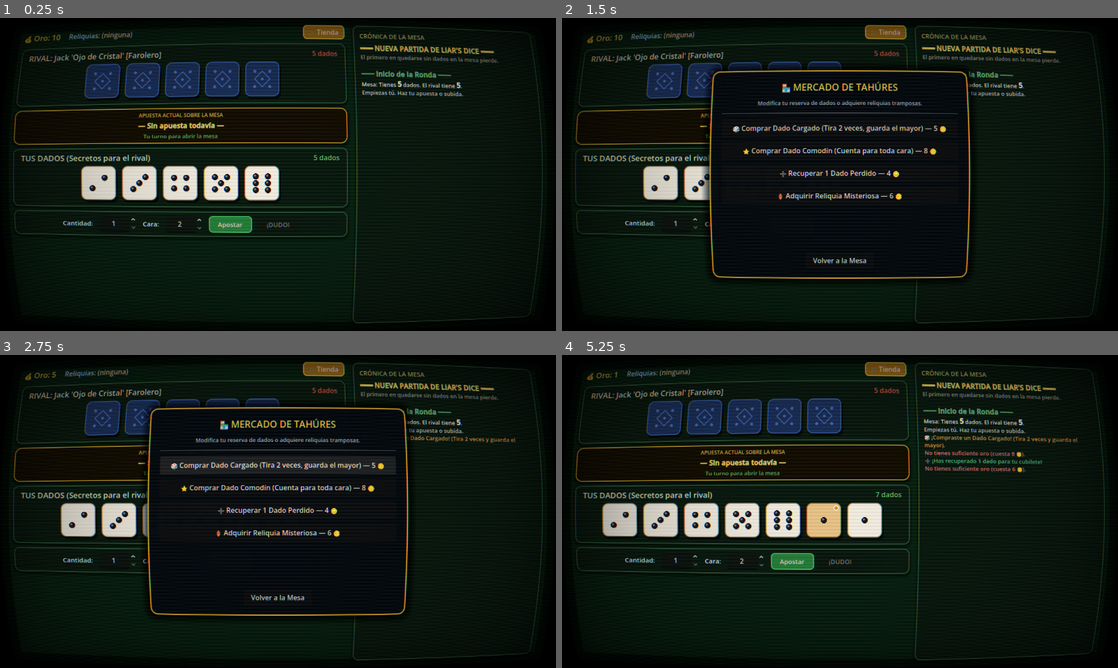
Above: before the commit, frames 1-4 (two rows, left to right).
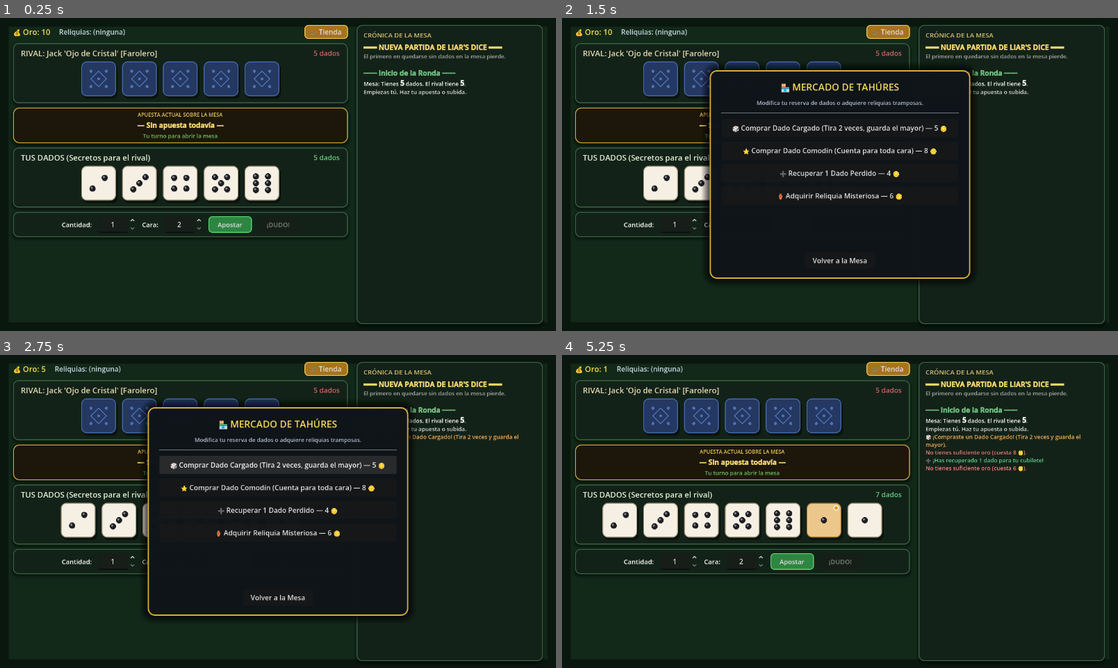
Above: after the commit, the same moments.

Repository: DaltooNico/LiarsDice
Game: Godot game, scene res://Main.tscn
Same seed, same stepped clock (60 frames per second), same inputs: the game is played once before the commit and once after it.
Inputs:
- Up to frame 1 (0.25 s): no input
- Up to frame 2 (1.5 s): click "🛒 Tienda" at 0.5 s; click "Apostar" at 1.25 s
- Up to frame 3 (2.75 s): click "🎲 Comprar Dado Cargado (Tira …" at 2 s
- Up to frame 4 (5.25 s): click "⭐ Comprar Dado Comodín (Cuent…" at 2.75 s; click "➕ Recuperar 1 Dado Perdido — …" at 3.5 s; click "🏺 Adquirir Reliquia Misterios…" at 4.25 s; click "Volver a la Mesa" at 5 s

The runs differ from the first frame. In frame 1, 14% of the frame differs, in the area x 1-99%, y 2-98%; in frame 2, 14%; in frame 3, 15%; in frame 4, 16%.

Commit message:
style: remove CRT screen distortion effect for clean flat visuals

Diff:
--- a/Main.tscn
+++ b/Main.tscn
@@ -1,14 +1,6 @@
-[gd_scene load_steps=10 format=3 uid="uid://bcb0d2eb5949c"]
+[gd_scene load_steps=8 format=3 uid="uid://bcb0d2eb5949c"]
 
 [ext_resource type="Script" path="res://Main.gd" id="1_script"]
-[ext_resource type="Shader" path="res://crt_shader.gdshader" id="2_crt"]
-
-[sub_resource type="ShaderMaterial" id="ShaderMaterial_crt"]
-shader = ExtResource("2_crt")
-shader_parameter/scanline_intensity = 0.06
-shader_parameter/vignette_intensity = 0.22
-shader_parameter/chromatic_aberration = 0.6
-shader_parameter/curvature = 0.012
 
 [sub_resource type="StyleBoxFlat" id="StyleBoxFlat_panel"]
 bg_color = Color(0.08, 0.14, 0.10, 0.85)
@@ -434,15 +426,6 @@
 size_flags_horizontal = 4
 text = "Volver a la Mesa"
 
-[node name="CRTOverlay" type="ColorRect" parent="UILayer"]
-material = SubResource("ShaderMaterial_crt")
-anchors_preset = 15
-anchor_right = 1.0
-anchor_bottom = 1.0
-grow_horizontal = 2
-grow_vertical = 2
-mouse_filter = 2
-
 [connection signal="pressed" from="UILayer/Margin/Layout/LeftPlayArea/TopBar/BtnOpenShop" to="." method="_on_btn_open_shop_pressed"]
 [connection signal="pressed" from="UILayer/Margin/Layout/LeftPlayArea/ControlsPanel/Margin/ControlsHBox/BtnBet" to="." method="_on_btn_bet_pressed"]
 [connection signal="pressed" from="UILayer/Margin/Layout/LeftPlayArea/ControlsPanel/Margin/ControlsHBox/BtnDudo" to="." method="_on_btn_dudo_pressed"]
--- a/crt_shader.gdshader
+++ /dev/null
@@ -1,40 +0,0 @@
-shader_type canvas_item;
-
-// Shader CRT sutil retro para estética Balatro / Roguelike
-uniform sampler2D SCREEN_TEXTURE : hint_screen_texture, filter_linear_mipmap;
-uniform float scanline_intensity : hint_range(0.0, 1.0) = 0.08;
-uniform float vignette_intensity : hint_range(0.0, 1.0) = 0.25;
-uniform float chromatic_aberration : hint_range(0.0, 5.0) = 0.8;
-uniform float curvature : hint_range(0.0, 0.1) = 0.015;
-
-vec2 curve(vec2 uv) {
-	uv = (uv - 0.5) * 2.0;
-	uv *= 1.0 + pow((abs(uv.yx) / 4.0), vec2(2.0));
-	uv = (uv / 2.0) + 0.5;
-	return uv;
-}
-
-void fragment() {
-	vec2 uv = curve(SCREEN_UV);
-
-	if (uv.x < 0.0 || uv.x > 1.0 || uv.y < 0.0 || uv.y > 1.0) {
-		COLOR = vec4(0.0, 0.0, 0.0, 1.0);
-	} else {
-		// Aberración cromática sutil
-		float shift = chromatic_aberration * 0.001;
-		float r = texture(SCREEN_TEXTURE, uv + vec2(shift, 0.0)).r;
-		float g = texture(SCREEN_TEXTURE, uv).g;
-		float b = texture(SCREEN_TEXTURE, uv - vec2(shift, 0.0)).b;
-		vec3 col = vec3(r, g, b);
-
-		// Líneas de escaneo (Scanlines)
-		float scanline = sin(uv.y * 720.0 * 3.14159) * 0.5 + 0.5;
-		col -= scanline * scanline_intensity;
-
-		// Viñeta
-		float vignette = uv.x * uv.y * (1.0 - uv.x) * (1.0 - uv.y);
-		col *= clamp(pow(16.0 * vignette, vignette_intensity), 0.0, 1.0);
-
-		COLOR = vec4(col, 1.0);
-	}
-}
Not shown, added: EnemyAI.gd.uid
Not shown, added: Relic.gd.uid
Not shown, added: RelicManager.gd.uid
